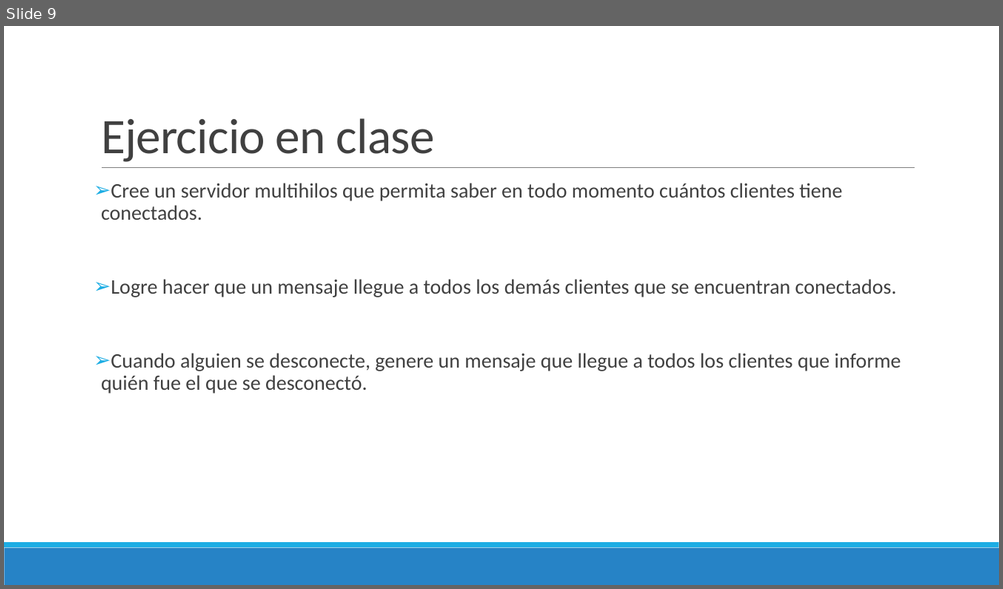
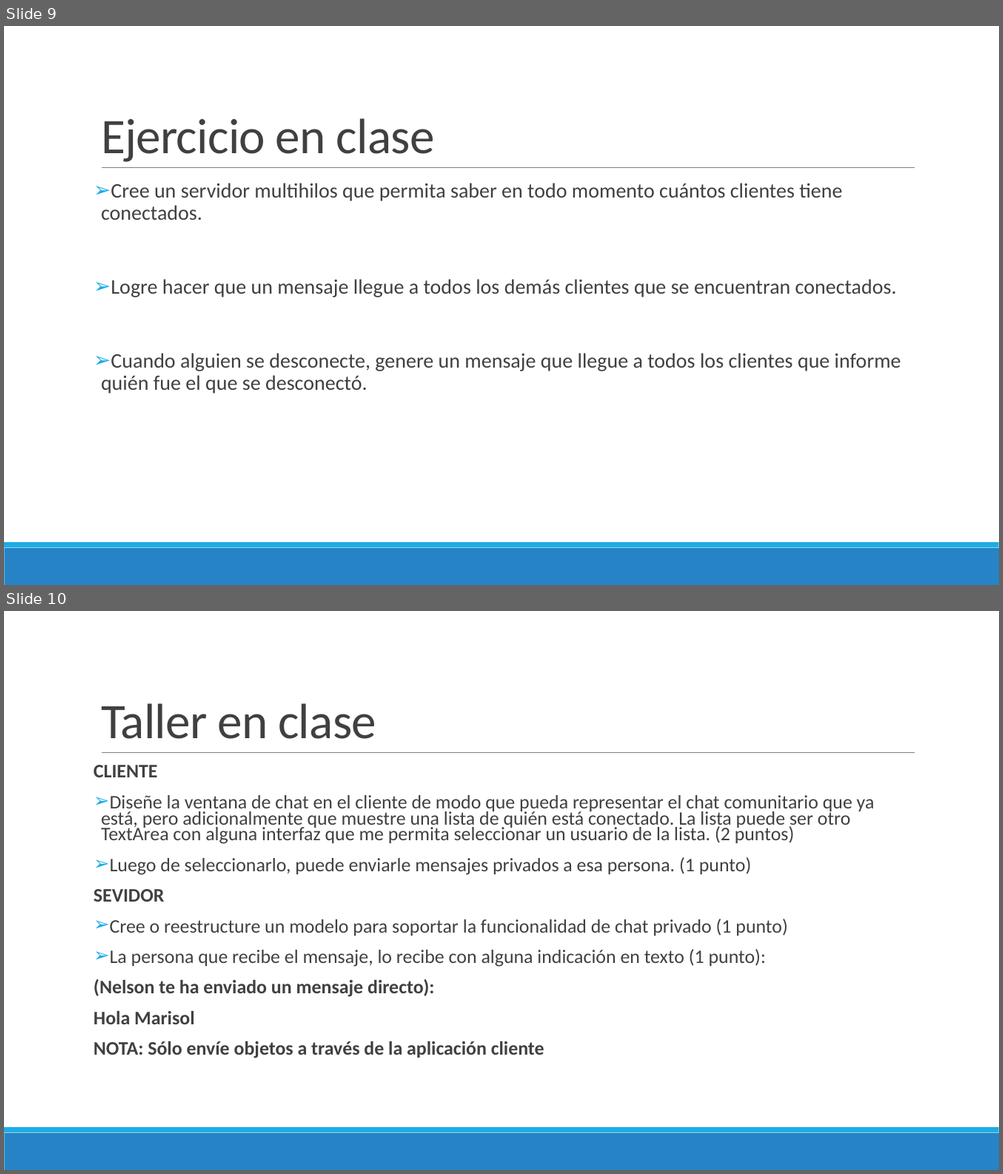
Before and after one commit to Domiciano/ProgramRed192, a slide deck: Clase6/Presentación.pptx. Shown one above the other, each under a label of ours: slide 9 before the commit, slides 9 and 10 after it. The pictures are 1003x589 and 1003x1174 pixels, drawn with LibreOffice and Linux fonts; fonts in the diff are those of the drawing. Boxes give left, top, right and bottom in pixels: in the first picture for what was removed or moved away, otherwise in the second. Text is boxed around its words. In the diff, an @@ line names an element or a change of style, - is before the commit and + after.

Commit message:
Taller en clase

```diff
--- a/Clase6/Presentación.pptx
+++ b/Clase6/Presentación.pptx
@@ slide 10 added at box(4, 611, 999, 1170), background #FFFFFF; not listed: 3 template elements that a slide beside it also shows @@
@@ title added at box(101, 703, 376, 739), 48 pt, text #404040 @@
+Taller en clase
@@ text added at box(94, 765, 874, 1059), 18.5 pt, text #404040 @@
+CLIENTE
+➢ Diseñe la ventana de chat en el cliente de modo que pueda representar el chat comunitario que ya está, pero adicionalmente que muestre una lista de quién está conectado. La lista puede ser otro TextArea con alguna interfaz que me permita seleccionar un usuario de la lista. (2 puntos)
+➢ Luego de seleccionarlo, puede enviarle mensajes privados a esa persona. (1 punto)
+SEVIDOR
+➢ Cree o reestructure un modelo para soportar la funcionalidad de chat privado (1 punto)
+➢ La persona que recibe el mensaje, lo recibe con alguna indicación en texto (1 punto):
+(Nelson te ha enviado un mensaje directo):
+Hola Marisol
+NOTA: Sólo envíe objetos a través de la aplicación cliente
```
